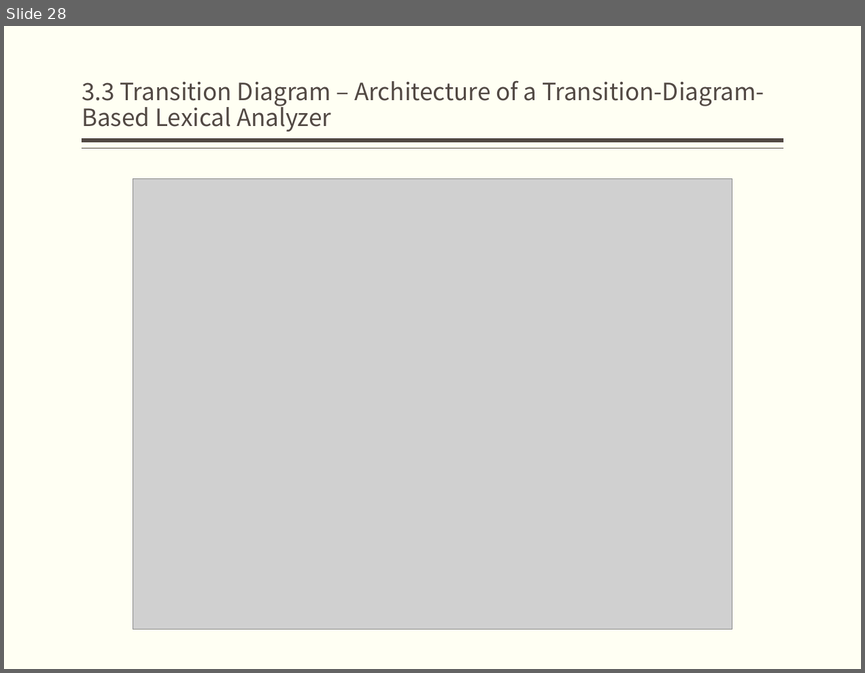
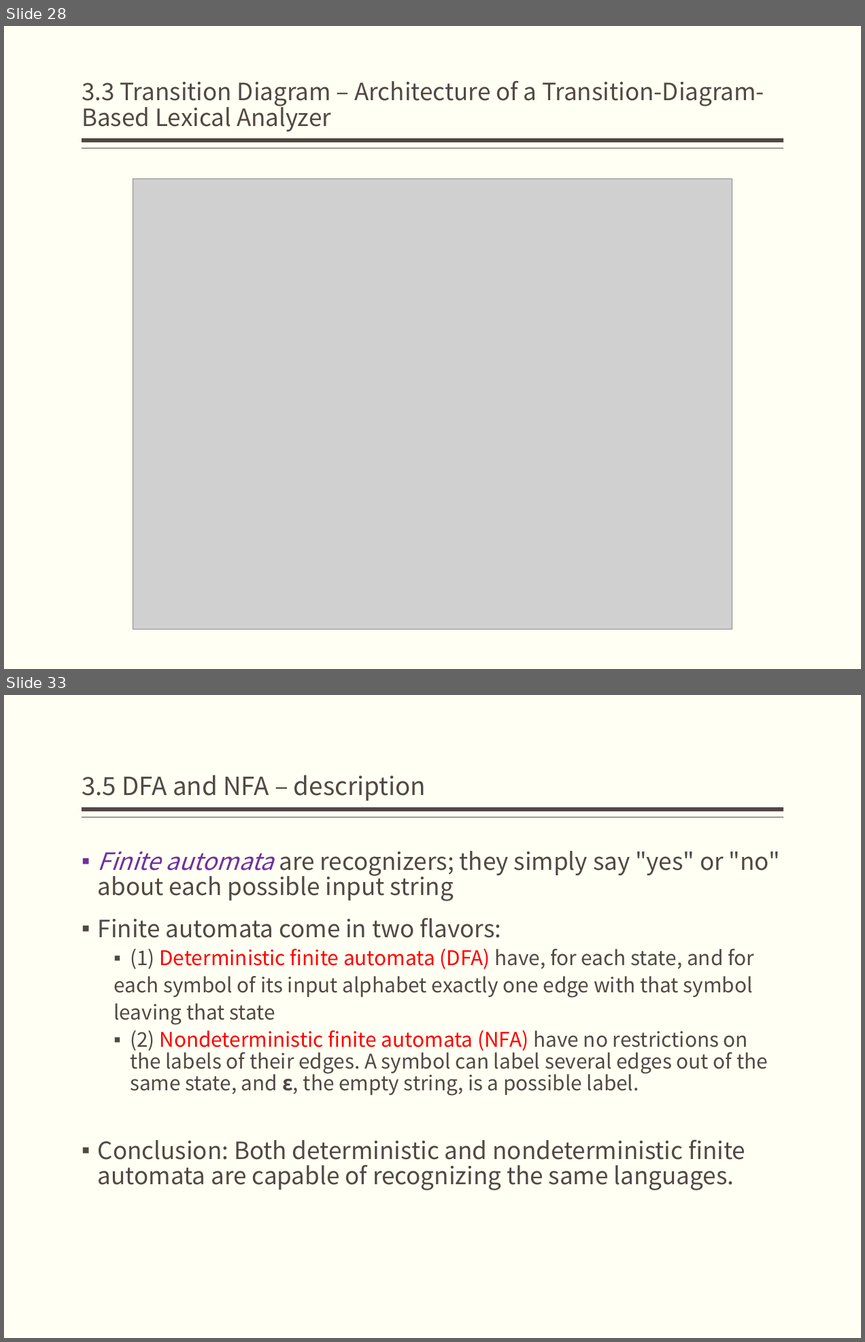
Before and after one commit to bonkboykz/jz81.github.io, a slide deck: course/compiler/LectureNotes/(Spring2017)Lecture3.pptx. Shown one above the other, each under a label of ours: slide 28 before the commit, slides 28 and 33 after it; the slides between them are not shown. The pictures are 865x673 and 865x1342 pixels, drawn with LibreOffice and Linux fonts; fonts in the diff are those of the drawing; grey boxes stand for pictures. Boxes give left, top, right and bottom in pixels: in the first picture for what was removed or moved away, otherwise in the second. Text is boxed around its words. In the diff, an @@ line names an element or a change of style, - is before the commit and + after.

```diff
--- a/course/compiler/LectureNotes/(Spring2017)Lecture3.pptx
+++ b/course/compiler/LectureNotes/(Spring2017)Lecture3.pptx
@@ slide 33 added at [4,695,861,1338], background #FFFFF3; not listed: 2 template elements that a slide beside it also shows @@
@@ title added at [82,775,426,801], 21 pt, text #514843 @@
+3.5 DFA and NFA – description
@@ text added at [98,851,780,1190], 17 pt, text #514843 @@
+▪ Finite automata are recognizers; they simply say "yes" or "no" about each possible input string
+▪ Finite automata come in two flavors:
+  ▪ (1) Deterministic finite automata (DFA) have, for each state, and for
+  each symbol of its input alphabet exactly one edge with that symbol
+  leaving that state
+  ▪ (2) Nondeterministic finite automata (NFA) have no restrictions on the labels of their edges. A symbol can label several edges out of the same state, and ε, the empty string, is a possible label.
+▪ Conclusion: Both deterministic and nondeterministic finite automata are capable of recognizing the same languages.
```
Also in this commit, not shown: 1 slide changed, 6 other slides added.
